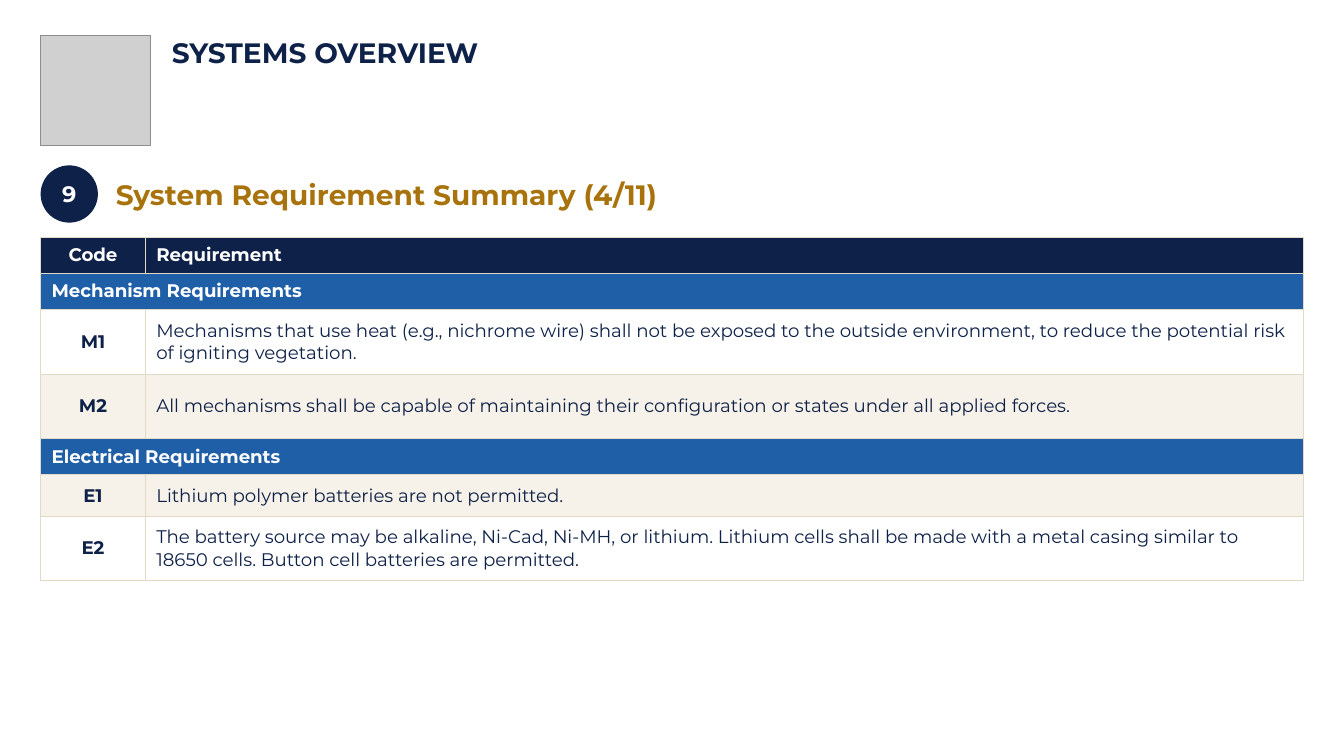
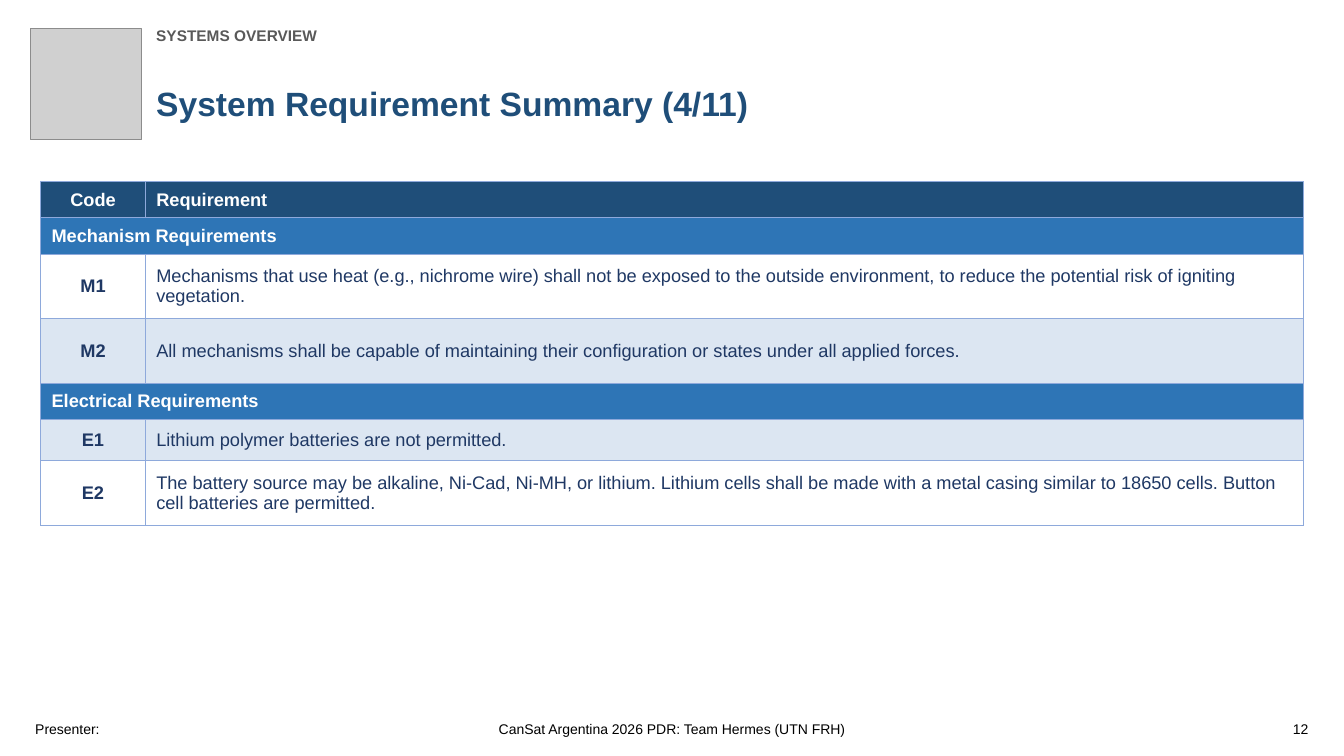
Before and after one commit to Caetano18/proyecto, a slide deck: slide 12 of cansat_pdr/laminas_plantilla/CanSat_PDR_Hermes_mecanica.pptx. Drawn at 1344x756 pixels with LibreOffice and Linux fonts; fonts in the diff are those of the drawing; grey boxes stand for pictures; background and template pictures are left out. Boxes give left, top, right and bottom in pixels: in the first picture for what was removed or moved away, otherwise in the second. Text is boxed around its words. In the diff, an @@ line names an element or a change of style, - is before the commit and + after.

```diff
--- a/cansat_pdr/laminas_plantilla/CanSat_PDR_Hermes_mecanica.pptx
+++ b/cansat_pdr/laminas_plantilla/CanSat_PDR_Hermes_mecanica.pptx
@@ picture: place and size @@
-picture at <box>40,35,150,145</box>
+picture at <box>30,28,141,139</box>
@@ text "SYSTEMS OVERVIEW": place and size @@
-text "SYSTEMS OVERVIEW" at <box>172,43,478,64</box>
+text "SYSTEMS OVERVIEW" at <box>156,30,317,41</box>
@@ text "SYSTEMS OVERVIEW" at <box>156,30,317,41</box>: size 20 to 11 pt, font Montserrat to Arial, text colour #0E2148 to #595959 @@
@@ text "System Requirement Summary (4/11)": place and size @@
-text "System Requirement Summary (4/11)" at <box>116,181,657,211</box>
+text "System Requirement Summary (4/11)" at <box>156,91,748,123</box>
@@ text "System Requirement Summary (4/11)" at <box>156,91,748,123</box>: size 20 to 24 pt, font Montserrat to Arial, text colour #A8730C to #1F4E79 @@
@@ ellipse removed at <box>40,165,98,223</box> @@
-9
@@ table at <box>40,181,1304,525</box> @@
@@ fill #0E2148 to #1F4E79 in row 1 @@
@@ fill #1F5FA8 to #2E75B6 in 2 cells @@
@@ fill #F6F2E9 to #DCE6F2 in 4 cells @@
@@ font Montserrat to Arial @@
@@ text colour #0E2148 to #1F3864 in "M1", "Mechanisms that use heat (e.g., nichrome wire) ...", "M2", "All mechanisms shall be capable of maintaining ..." and 4 more places @@
@@ borders changed @@
@@ table: place and size @@
-table at <box>40,237,1304,581</box>
+table at <box>40,181,1304,525</box>
@@ text added at <box>35,724,99,734</box>, 10 pt, text #000000 @@
+Presenter:
@@ text added at <box>499,724,845,737</box>, 10 pt, text #000000 @@
+CanSat Argentina 2026 PDR: Team Hermes (UTN FRH)
@@ text added at <box>1293,724,1309,734</box>, 10 pt, text #000000 @@
+12
```
Also in this commit, not shown: 107 other slides changed, 1 slide added, 33 other files.
